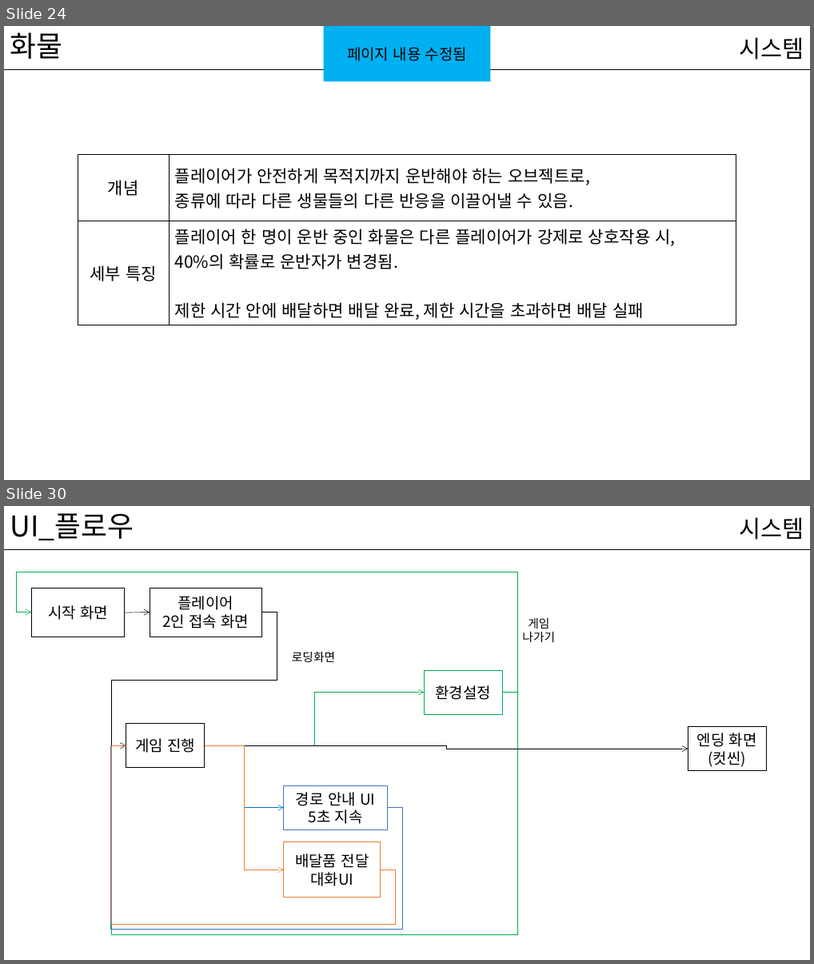
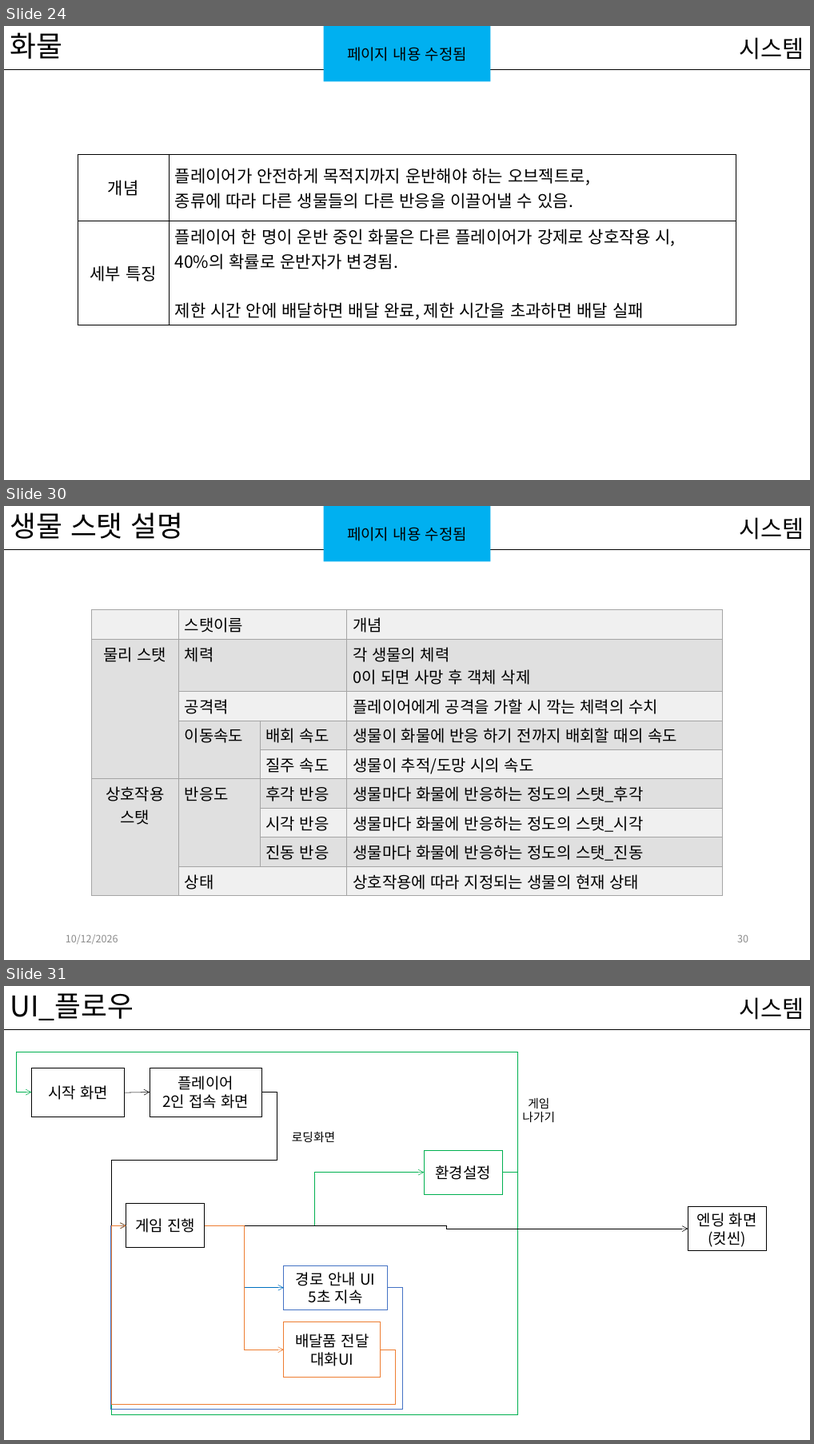
Before and after one commit to kwakyerin/2026_Graduation_Project, a slide deck: documents/HyunahKwon/design/designing/for_teammates/배트와 달트_기획서.pptx. Shown one above the other, each under a label of ours: slides 24 and 30 before the commit, slides 24, 30 and 31 after it; the slides between them are not shown. The pictures are 814x964 and 814x1444 pixels, drawn with LibreOffice and Linux fonts; fonts in the diff are those of the drawing. Boxes give left, top, right and bottom in pixels: in the first picture for what was removed or moved away, otherwise in the second. Text is boxed around its words. In the diff, an @@ line names an element or a change of style, - is before the commit and + after.

Commit message:
생물 스탯 개념 명세

```diff
--- a/documents/HyunahKwon/design/designing/for_teammates/배트와 달트_기획서.pptx
+++ b/documents/HyunahKwon/design/designing/for_teammates/배트와 달트_기획서.pptx
@@ slide 30 added at bbox=[4, 506, 810, 960], background #FFFFFF; not listed: 1 template element that a slide beside it also shows @@
@@ title added at bbox=[10, 512, 184, 539], 34 pt, text #000000 @@
+생물 스탯 설명
@@ rectangle added at bbox=[324, 506, 491, 562], fill #00B0F0, 18 pt, text #000000 @@
+페이지 내용 수정됨
@@ text added at bbox=[739, 517, 804, 540], 28 pt, text #000000 @@
+시스템
@@ table added at bbox=[92, 610, 723, 892], 9 rows, 4 columns @@
+ | 스탯이름 |  | 개념
+물리 스탯 | 체력 |  | 각 생물의 체력 0이 되면 사망 후 객체 삭제
+ | 공격력 |  | 플레이어에게 공격을 가할 시 깍는 체력의 수치
+ | 이동속도 | 배회 속도 | 생물이 화물에 반응 하기 전까지 배회할 때의 속도
+ |  | 질주 속도 | 생물이 추적/도망 시의 속도
+상호작용 스탯 | 반응도 | 후각 반응 | 생물마다 화물에 반응하는 정도의 스탯_후각
+ |  | 시각 반응 | 생물마다 화물에 반응하는 정도의 스탯_시각
+ |  | 진동 반응 | 생물마다 화물에 반응하는 정도의 스탯_진동
+ | 상태 |  | 상호작용에 따라 지정되는 생물의 현재 상태
@@ text added at bbox=[66, 934, 118, 944], 12 pt, text #8C8C8C @@
+10/12/2026
@@ page number added at bbox=[738, 935, 749, 942], 12 pt, text #8C8C8C @@
+30
@@ what was slide 30 is now slide 31 @@
```
Also in this commit, not shown: 33 slides changed, 1 other file.
